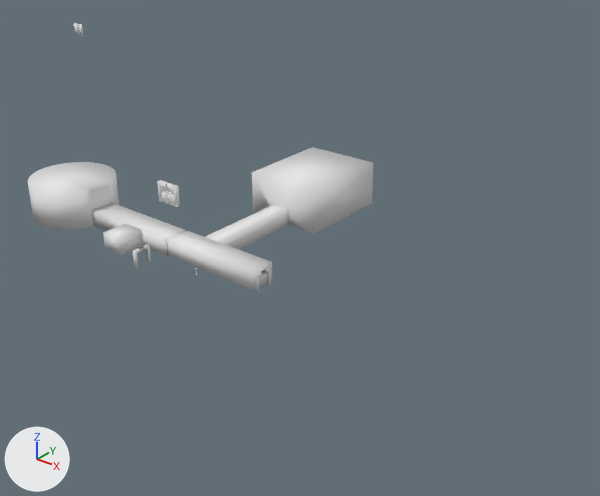
Before and after pictures for a commit that changed the FBX model Assets/Scenes/Asylum.fbx.
Camera for both pictures: a 50 mm camera at (113.6, -92.6, 66.2) aimed at (32.5, 8.7, 3.4). Arrows for +X, +Y and +Z are at lower left; the lights stay in place. Materials are left out; every surface is plain grey. Where no turn or scale is listed for an object, it has been applied to the vertices.
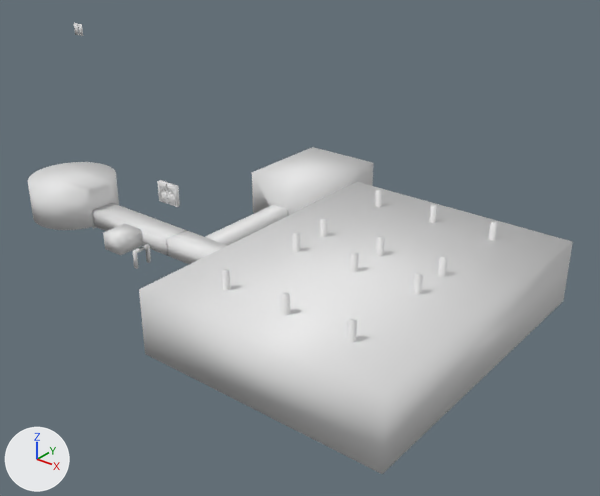
The change in detail:
me_cube_003 is used by ob_cube_003; location (21.1, 5.3, 0.0).
me_cube_003 had 14 vertices, 14 faces and spanned x -12.1..8.9, y -6.1..-1.1, z -1.7..1.7.
me_cube_003 now has 22 vertices, 21 faces and spans x -12.1..11.0, y -6.1..-1.1, z -1.9..1.7.
Part 1, on me_cube_003:
1 face is deleted.
8 vertices are added at x 8.9..11.0, y -6.1..-1.1, z -1.9..0.6.
8 new faces join them.
Mesh me_bigpillar_006 is new.
It has 64 vertices, 62 faces and spans x -1.27..1.27, y -1.27..1.27, z -1.27..12.58.
Mesh me_cube_005 is new.
It has 12 vertices, 14 faces and spans x -18.5..23.6, y -32.3..21.8, z -1.7..9.2.
Object 'BigPillar_006' (ob_bigpillar_006) is new; it shows me_bigpillar_006.
Its location is (39.9, -1.5, -0.7).
Object 'Cube_005' (ob_cube_005) is new; it shows me_cube_005.
Its location is (48.8, 6.9, -0.2).
Object 'BigPillar_004' (ob_bigpillar_004) is new; it shows a copy of me_bigpillar_006.
Its location is (50.9, 5.5, -0.7).
Object 'BigPillar_003' (ob_bigpillar_003) is new; it shows a copy of me_bigpillar_006.
Its location is (61.9, 5.5, -0.7).
Object 'BigPillar_001' (ob_bigpillar_001) is new; it shows a copy of me_bigpillar_006.
Its location is (50.9, 21.5, -0.7).
Object 'BigPillar_005' (ob_bigpillar_005) is new; it shows a copy of me_bigpillar_006.
Its location is (39.9, 5.5, -0.7).
Object 'BigPillar_011' (ob_bigpillar_011) is new; it shows a copy of me_bigpillar_006.
Its location is (39.9, -17.5, -0.7).
Object 'BigPillar_008' (ob_bigpillar_008) is new; it shows a copy of me_bigpillar_006.
Its location is (61.9, -1.5, -0.7).
Object 'BigPillar_010' (ob_bigpillar_010) is new; it shows a copy of me_bigpillar_006.
Its location is (50.9, -17.5, -0.7).
Object 'BigPillar_009' (ob_bigpillar_009) is new; it shows a copy of me_bigpillar_006.
Its location is (61.9, -17.5, -0.7).
Object 'BigPillar' (ob_bigpillar) is new; it shows a copy of me_bigpillar_006.
Its location is (39.9, 21.5, -0.7).
Object 'BigPillar_007' (ob_bigpillar_007) is new; it shows a copy of me_bigpillar_006.
Its location is (50.9, -1.5, -0.7).
Object 'BigPillar_002' (ob_bigpillar_002) is new; it shows a copy of me_bigpillar_006.
Its location is (61.9, 21.5, -0.7).

Where the change shows, as pixel boxes [x1, y1, x2, y2] in the pictures (600 x 496 px):
'Cube_005', added: after [139, 182, 573, 474]
'BigPillar_009', added: after [347, 318, 357, 343]
'BigPillar_010', added: after [281, 292, 290, 315]
'BigPillar_011', added: after [221, 269, 230, 291]
'BigPillar_008', added: after [413, 273, 423, 295]
'BigPillar_003', added: after [438, 256, 448, 277]
'BigPillar_007', added: after [350, 252, 358, 273]
'BigPillar_004', added: after [376, 236, 385, 256]
'BigPillar_006', added: after [292, 232, 300, 252]
'BigPillar_002', added: after [489, 221, 498, 241]
'BigPillar_005', added: after [320, 218, 327, 237]
'BigPillar_001', added: after [429, 205, 438, 223]
'BigPillar', added: after [375, 189, 383, 207]
part 1 of me_cube_003, built on: before [253, 262, 272, 290]
